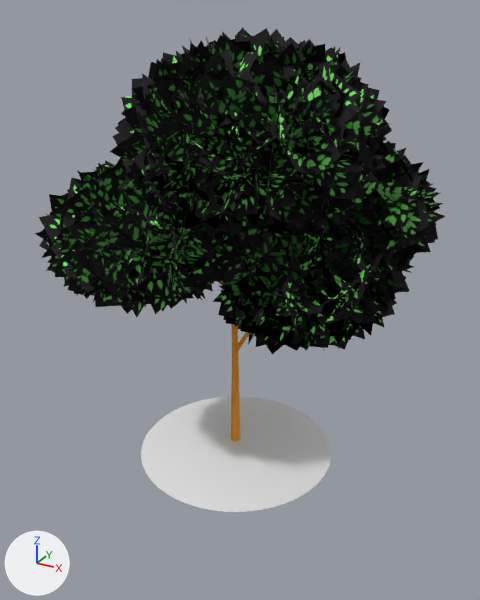
Two versions of the glTF model static/models/tree.glb, one commit apart.
The view is the same before and after, from a 50 mm lens placed at (4.9, -8.75, 7.48), pointed at (0.1, -0.03, 3.12). Lighting does not change. The marker at lower left points along +X, +Y and +Z. Where no turn or scale is listed for an object, it has been applied to the vertices.

The first picture shows 'base', 'leaves', 'trunk'.
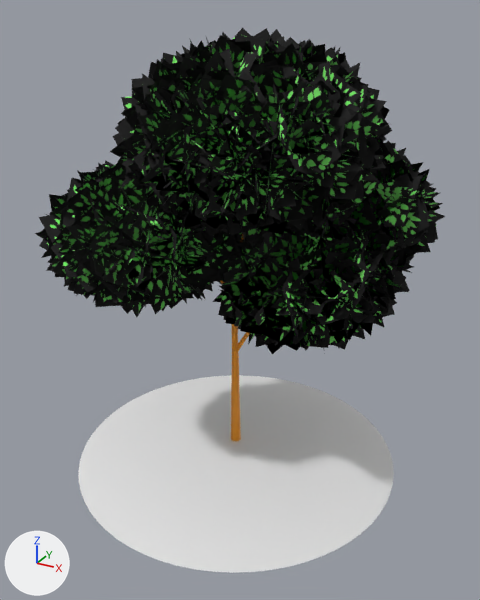
The edits, one by one:
Object 'base' (ob_base) moves from (-0.01, 0.04, 0.28) to (-0.01, 0.04, 0.22).
Object 'base' (ob_base) is rescaled from (7.81, 7.81, 7.81) to (12.8, 12.8, 12.8).

Where the change shows, as pixel boxes (x1, y1, x2, y2) in the pictures (480 x 600 px):
'base', moved, rescaled (66% wider, 70% taller): before (141, 396, 331, 512); after (78, 375, 394, 573)
